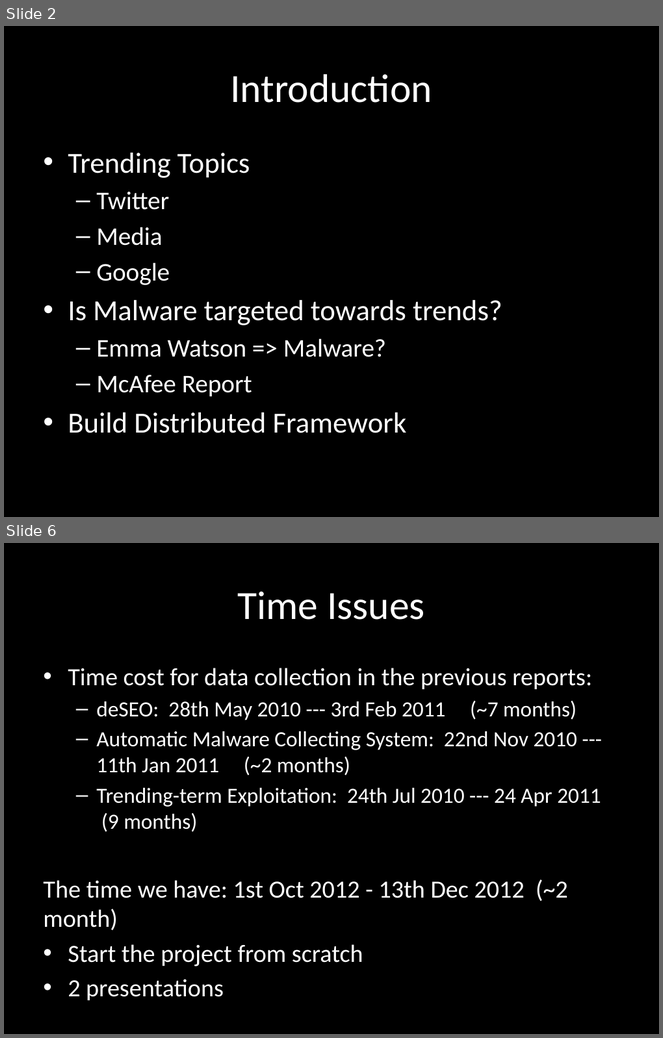
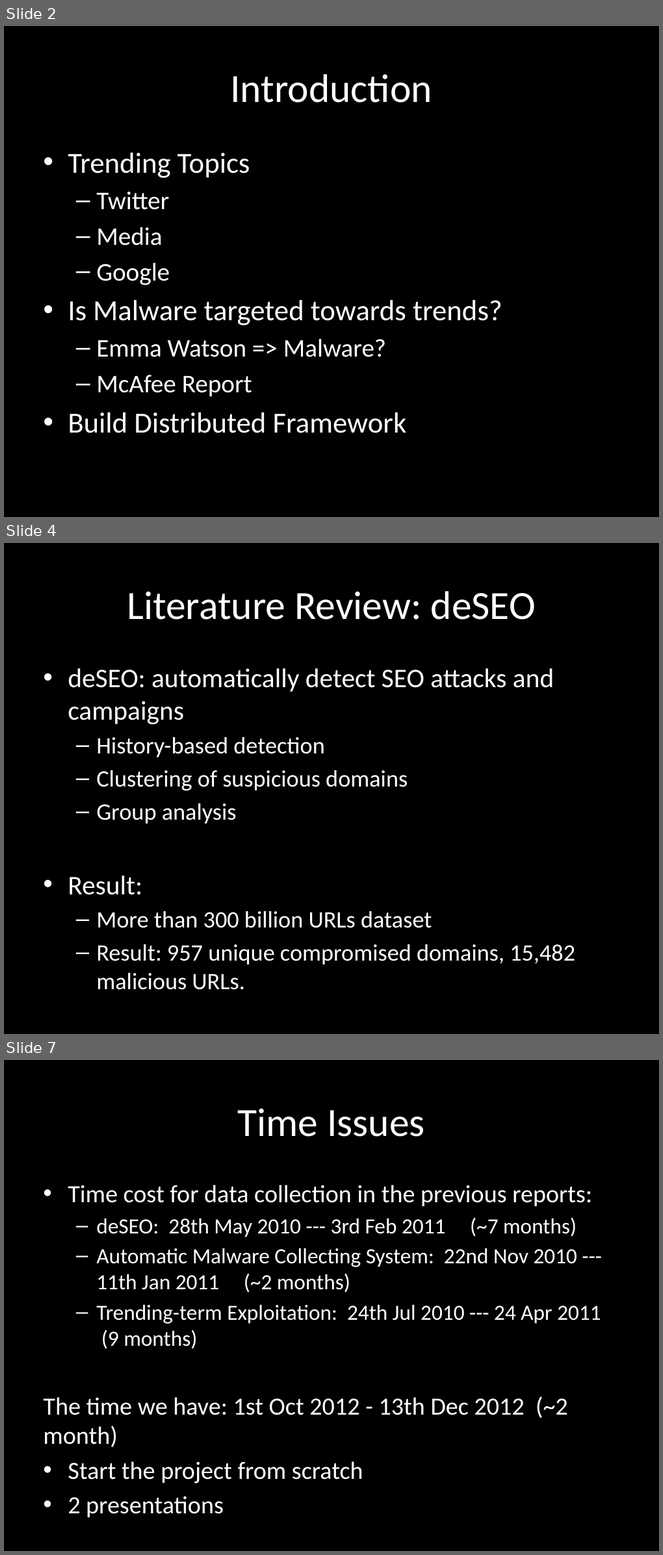
Before and after one commit to chrissorchard/malucrawl, a slide deck: doc/pres1/wk4-progress.pptx. Shown one above the other, each under a label of ours: slides 2 and 6 before the commit, slides 2, 4 and 7 after it; the slides between them are not shown. The pictures are 663x1038 and 663x1555 pixels, drawn with LibreOffice and Linux fonts; fonts in the diff are those of the drawing; background and template pictures are left out. Boxes give left, top, right and bottom in pixels: in the first picture for what was removed or moved away, otherwise in the second. Text is boxed around its words. In the diff, an @@ line names an element or a change of style, - is before the commit and + after.

```diff
--- a/doc/pres1/wk4-progress.pptx
+++ b/doc/pres1/wk4-progress.pptx
@@ slide 4 added at [4, 543, 659, 1034], background picture (left out) @@
@@ title added at [127, 591, 536, 620], 44 pt, text #FFFFFF @@
+Literature Review: deSEO
@@ text added at [68, 668, 575, 990], 25.9 pt, text #FFFFFF @@
+• deSEO: automatically detect SEO attacks and campaigns
+  – History-based detection
+  – Clustering of suspicious domains
+  – Group analysis
+• Result:
+  – More than 300 billion URLs dataset
+  – Result: 957 unique compromised domains, 15,482 malicious URLs.
@@ what was slide 6 is now slide 7 @@
```
Also in this commit, not shown: 7 slides changed, 1 other slide added.
